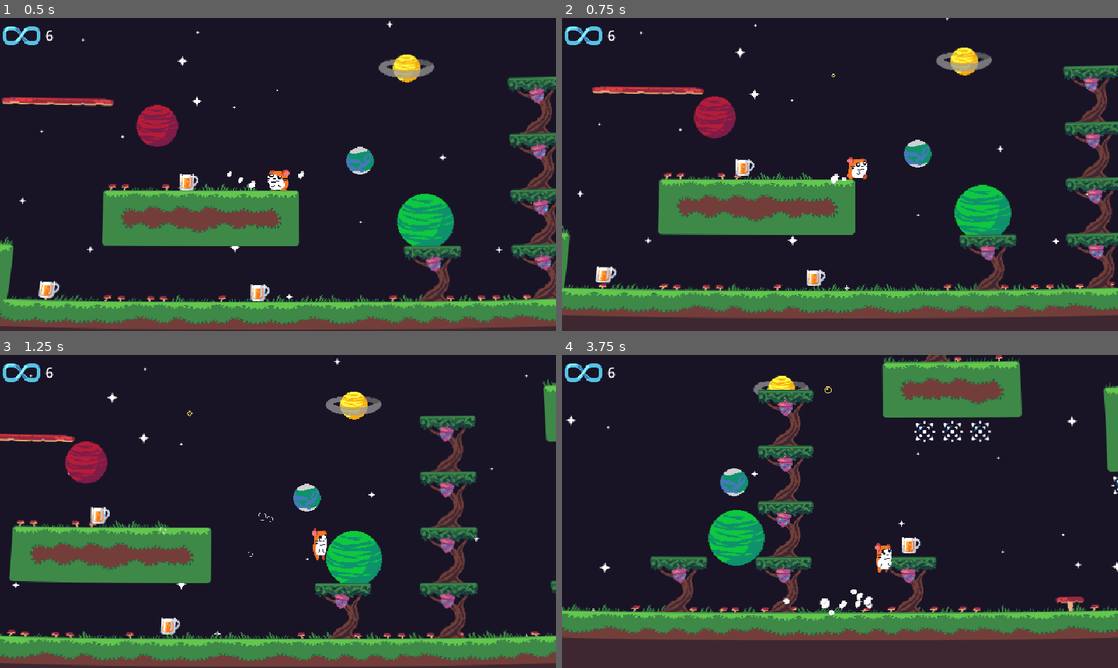
Above: before the commit, frames 1-4 (two rows, left to right).
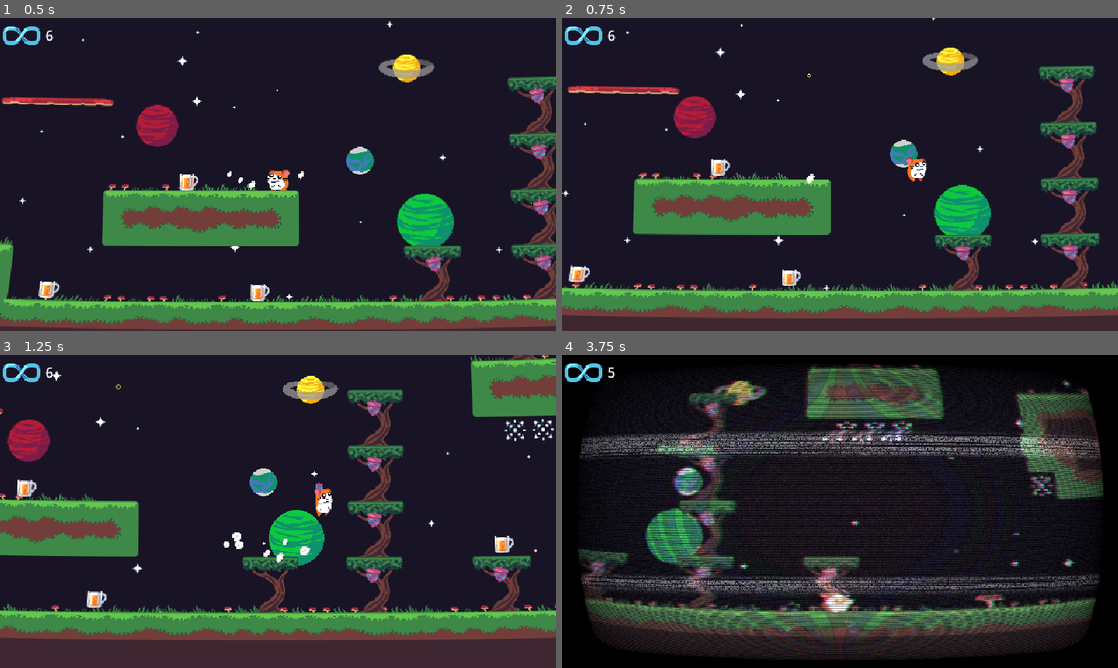
Above: after the commit, the same moments.

Repository: Codex112008/GMTK-2025-Game-Jam
Game: Godot game, scene res://Scenes/Game.tscn
Same seed, same stepped clock (60 frames per second), same inputs: the game is played once before the commit and once after it.
Inputs:
- Up to frame 1 (0.5 s): no input
- Up to frame 2 (0.75 s): hold D (right) from 0.53 s (still down); tap Shift (dash, bound only after the commit) at 0.6 s
- Up to frame 3 (1.25 s): keep holding D (right); tap Space (jump) at 0.77, 0.8, 1.07 s
- Up to frame 4 (3.75 s): tap Space (jump) at 1.35, 1.52, 1.82, 2.3, 3.02, 3.32, 3.6 s; tap Shift (dash, bound only after the commit) at 1.55, 2.1, 2.85 s; release D (right) at 2.03 s; hold A (left) 2.03-2.78 s; hold D (right) from 2.78 s (still down)

Frame 1 is identical in both runs. In frame 2, 18% of the frame differs, in the area x 0-100%, y 0-95%; in frame 3, 44%; in frame 4, 62%, in the area x 0-100%, y 0-100%.

Commit message:
Dash added + grass doesnt spawn on spikes

Diff:
--- a/BaseTileSet.tres
+++ b/BaseTileSet.tres
@@ -10,6 +10,7 @@
 0:0/0/terrain = 0
 0:0/0/physics_layer_0/polygon_0/points = PackedVector2Array(-16, -16, 16, -16, 16, 16, -16, 16)
 0:0/0/terrains_peering_bit/bottom_side = 0
+0:0/0/custom_data_1 = true
 1:0/0 = 0
 1:0/0/terrain_set = 0
 1:0/0/terrain = 0
@@ -17,12 +18,14 @@
 1:0/0/terrains_peering_bit/right_side = 0
 1:0/0/terrains_peering_bit/bottom_right_corner = 0
 1:0/0/terrains_peering_bit/bottom_side = 0
+1:0/0/custom_data_1 = true
 0:1/0 = 0
 0:1/0/terrain_set = 0
 0:1/0/terrain = 0
 0:1/0/physics_layer_0/polygon_0/points = PackedVector2Array(-16, -16, 16, -16, 16, 16, -16, 16)
 0:1/0/terrains_peering_bit/bottom_side = 0
 0:1/0/terrains_peering_bit/top_side = 0
+0:1/0/custom_data_1 = true
 1:1/0 = 0
 1:1/0/terrain_set = 0
 1:1/0/terrain = 0
@@ -32,11 +35,13 @@
 1:1/0/terrains_peering_bit/bottom_side = 0
 1:1/0/terrains_peering_bit/top_side = 0
 1:1/0/terrains_peering_bit/top_right_corner = 0
+1:1/0/custom_data_1 = true
 0:2/0 = 0
 0:2/0/terrain_set = 0
 0:2/0/terrain = 0
 0:2/0/physics_layer_0/polygon_0/points = PackedVector2Array(-16, -16, 16, -16, 16, 16, -16, 16)
 0:2/0/terrains_peering_bit/top_side = 0
+0:2/0/custom_data_1 = true
 1:2/0 = 0
 1:2/0/terrain_set = 0
 1:2/0/terrain = 0
@@ -44,15 +49,18 @@
 1:2/0/terrains_peering_bit/right_side = 0
 1:2/0/terrains_peering_bit/top_side = 0
 1:2/0/terrains_peering_bit/top_right_corner = 0
+1:2/0/custom_data_1 = true
 0:3/0 = 0
 0:3/0/terrain_set = 0
 0:3/0/terrain = 0
 0:3/0/physics_layer_0/polygon_0/points = PackedVector2Array(-16, -16, 16, -16, 16, 16, -16, 16)
+0:3/0/custom_data_1 = true
 1:3/0 = 0
 1:3/0/terrain_set = 0
 1:3/0/terrain = 0
 1:3/0/physics_layer_0/polygon_0/points = PackedVector2Array(-16, -16, 16, -16, 16, 16, -16, 16)
 1:3/0/terrains_peering_bit/right_side = 0
+1:3/0/custom_data_1 = true
 2:4/0 = 0
 2:4/0/terrain_set = 0
 2:4/0/terrain = 0
@@ -64,6 +72,7 @@
 2:4/0/terrains_peering_bit/left_side = 0
 2:4/0/terrains_peering_bit/top_side = 0
 2:4/0/terrains_peering_bit/top_right_corner = 0
+2:4/0/custom_data_1 = true
 2:5/0 = 0
 2:5/0/terrain_set = 0
 2:5/0/terrain = 0
@@ -75,6 +84,7 @@
 2:5/0/terrains_peering_bit/top_left_corner = 0
 2:5/0/terrains_peering_bit/top_side = 0
 2:5/0/terrains_peering_bit/top_right_corner = 0
+2:5/0/custom_data_1 = true
 3:6/0 = 0
 3:6/0/terrain_set = 0
 3:6/0/terrain = 0
@@ -85,6 +95,7 @@
 3:6/0/terrains_peering_bit/left_side = 0
 3:6/0/terrains_peering_bit/top_side = 0
 3:6/0/terrains_peering_bit/top_right_corner = 0
+3:6/0/custom_data_1 = true
 3:7/0 = 0
 3:7/0/terrain_set = 0
 3:7/0/terrain = 0
@@ -95,6 +106,7 @@
 3:7/0/terrains_peering_bit/top_left_corner = 0
 3:7/0/terrains_peering_bit/top_side = 0
 3:7/0/terrains_peering_bit/top_right_corner = 0
+3:7/0/custom_data_1 = true
 3:0/0 = 0
 3:0/0/terrain_set = 0
 3:0/0/terrain = 0
@@ -102,6 +114,7 @@
 3:0/0/terrains_peering_bit/bottom_side = 0
 3:0/0/terrains_peering_bit/bottom_left_corner = 0
 3:0/0/terrains_peering_bit/left_side = 0
+3:0/0/custom_data_1 = true
 3:1/0 = 0
 3:1/0/terrain_set = 0
 3:1/0/terrain = 0
@@ -111,6 +124,7 @@
 3:1/0/terrains_peering_bit/left_side = 0
 3:1/0/terrains_peering_bit/top_left_corner = 0
 3:1/0/terrains_peering_bit/top_side = 0
+3:1/0/custom_data_1 = true
 3:2/0 = 0
 3:2/0/terrain_set = 0
 3:2/0/terrain = 0
@@ -118,11 +132,13 @@
 3:2/0/terrains_peering_bit/left_side = 0
 3:2/0/terrains_peering_bit/top_left_corner = 0
 3:2/0/terrains_peering_bit/top_side = 0
+3:2/0/custom_data_1 = true
 3:3/0 = 0
 3:3/0/terrain_set = 0
 3:3/0/terrain = 0
 3:3/0/physics_layer_0/polygon_0/points = PackedVector2Array(-16, -16, 16, -16, 16, 16, -16, 16)
 3:3/0/terrains_peering_bit/left_side = 0
+3:3/0/custom_data_1 = true
 3:4/0 = 0
 3:4/0/terrain_set = 0
 3:4/0/terrain = 0
@@ -133,6 +149,7 @@
 3:4/0/terrains_peering_bit/top_left_corner = 0
 3:4/0/terrains_peering_bit/top_side = 0
 3:4/0/terrains_peering_bit/top_right_corner = 0
+3:4/0/custom_data_1 = true
 3:5/0 = 0
 3:5/0/terrain_set = 0
 3:5/0/terrain = 0
@@ -143,12 +160,14 @@
 3:5/0/terrains_peering_bit/bottom_left_corner = 0
 3:5/0/terrains_peering_bit/left_side = 0
 3:5/0/terrains_peering_bit/top_side = 0
+3:5/0/custom_data_1 = true
 2:3/0 = 0
 2:3/0/terrain_set = 0
 2:3/0/terrain = 0
 2:3/0/physics_layer_0/polygon_0/points = PackedVector2Array(-16, -16, 16, -16, 16, 16, -16, 16)
 2:3/0/terrains_peering_bit/right_side = 0
 2:3/0/terrains_peering_bit/left_side = 0
+2:3/0/custom_data_1 = true
 2:2/0 = 0
 2:2/0/terrain_set = 0
 2:2/0/terrain = 0
@@ -159,6 +178,7 @@
 2:2/0/terrains_peering_bit/top_left_corner = 0
 2:2/0/terrains_peering_bit/top_side = 0
 2:2/0/terrains_peering_bit/top_right_corner = 0
+2:2/0/custom_data_1 = true
 2:1/0 = 0
 2:1/0/terrain_set = 0
 2:1/0/terrain = 0
@@ -171,6 +191,7 @@
 2:1/0/terrains_peering_bit/top_left_corner = 0
 2:1/0/terrains_peering_bit/top_side = 0
 2:1/0/terrains_peering_bit/top_right_corner = 0
+2:1/0/custom_data_1 = true
 2:0/0 = 0
 2:0/0/terrain_set = 0
 2:0/0/terrain = 0
@@ -181,6 +202,7 @@
 2:0/0/terrains_peering_bit/bottom_side = 0
 2:0/0/terrains_peering_bit/bottom_left_corner = 0
 2:0/0/terrains_peering_bit/left_side = 0
+2:0/0/custom_data_1 = true
 2:6/0 = 0
 2:6/0/terrain_set = 0
 2:6/0/terrain = 0
@@ -191,6 +213,7 @@
 2:6/0/terrains_peering_bit/left_side = 0
 2:6/0/terrains_peering_bit/top_left_corner = 0
 2:6/0/terrains_peering_bit/top_side = 0
+2:6/0/custom_data_1 = true
 2:7/0 = 0
 2:7/0/terrain_set = 0
 2:7/0/terrain = 0
@@ -201,6 +224,7 @@
 2:7/0/terrains_peering_bit/top_left_corner = 0
 2:7/0/terrains_peering_bit/top_side = 0
 2:7/0/terrains_peering_bit/top_right_corner = 0
+2:7/0/custom_data_1 = true
 1:6/0 = 0
 1:6/0/terrain_set = 0
 1:6/0/terrain = 0
@@ -209,6 +233,7 @@
 1:6/0/terrains_peering_bit/bottom_side = 0
 1:6/0/terrains_peering_bit/left_side = 0
 1:6/0/terrains_peering_bit/top_side = 0
+1:6/0/custom_data_1 = true
 1:5/0 = 0
 1:5/0/terrain_set = 0
 1:5/0/terrain = 0
@@ -220,6 +245,7 @@
 1:5/0/terrains_peering_bit/top_left_corner = 0
 1:5/0/terrains_peering_bit/top_side = 0
 1:5/0/terrains_peering_bit/top_right_corner = 0
+1:5/0/custom_data_1 = true
 0:4/0 = 0
 0:4/0/terrain_set = 0
 0:4/0/terrain = 0
@@ -240,6 +266,7 @@
 1:4/0/terrains_peering_bit/left_side = 0
 1:4/0/terrains_peering_bit/top_left_corner = 0
 1:4/0/terrains_peering_bit/top_side = 0
+1:4/0/custom_data_1 = true
 0:7/0 = 0
 0:7/0/terrain_set = 0
 0:7/0/terrain = 0
@@ -250,6 +277,7 @@
 0:7/0/terrains_peering_bit/bottom_side = 0
 0:7/0/terrains_peering_bit/bottom_left_corner = 0
 0:7/0/terrains_peering_bit/left_side = 0
+0:7/0/custom_data_1 = true
 0:6/0 = 0
 0:6/0/terrain_set = 0
 0:6/0/probability = 0.0
@@ -263,6 +291,7 @@
 1:7/0/terrains_peering_bit/bottom_side = 0
 1:7/0/terrains_peering_bit/bottom_left_corner = 0
 1:7/0/terrains_peering_bit/left_side = 0
+1:7/0/custom_data_1 = true
 
 [resource]
 tile_size = Vector2i(32, 32)
@@ -273,4 +302,6 @@
 terrain_set_0/terrain_0/color = Color(1, 0, 0, 1)
 custom_data_layer_0/name = "IsSpike"
 custom_data_layer_0/type = 1
+custom_data_layer_1/name = "IsGrassy"
+custom_data_layer_1/type = 1
 sources/0 = SubResource("TileSetAtlasSource_doq1g")
--- a/Scenes/Game.tscn
+++ b/Scenes/Game.tscn
@@ -141,6 +141,7 @@
 [node name="Player" parent="." node_paths=PackedStringArray("curve_effect_rect", "camera", "instantiated_nodes", "health_ui_text", "crt_canvas_layer") instance=ExtResource("3_j5yw3")]
 z_index = 1
 position = Vector2(-24, -119)
+safe_margin = 0.1
 curve_effect_rect = NodePath("../Shaders/curve_layer/curve_effect")
 camera = NodePath("../camera2d")
 instantiated_nodes = NodePath("../InstantiatedNodes")
--- a/Scenes/Player.tscn
+++ b/Scenes/Player.tscn
@@ -219,7 +219,7 @@
 _data = [Vector2(0, 0.787398), 0.0, 1.97426, 0, 0, Vector2(0.144068, 1.44348), 0.0, 0.0, 0, 0, Vector2(1, 0), 0.0, 0.0, 0, 0]
 point_count = 3
 
-[node name="Player" type="CharacterBody2D" node_paths=Packed …(96 unchanged characters)… r", "drink_timer", "pre_rewind_timer", "my_sprite", "time_rewinder", "collision_ …(117 unchanged characters)…
+[node name="Player" type="CharacterBody2D" node_paths=Packed …(96 unchanged characters)… r", "drink_timer", "pre_rewind_timer", "dash_timer", "my_sprite", "time_rewinder", "collision_ …(117 unchanged characters)…
 collision_layer = 2
 script = ExtResource("1_kyqiw")
 speed = 260.0
@@ -235,6 +235,7 @@
 i_frame_timer = NodePath("Timers/IFrameTimer")
 drink_timer = NodePath("Timers/DrinkTimer")
 pre_rewind_timer = NodePath("Timers/PreRewindTimer")
+dash_timer = NodePath("Timers/DashTimer")
 my_sprite = NodePath("AnimatedSprite2D")
 time_rewinder = NodePath("Rewinder")
 collision_shape = NodePath("CollisionShape2D")
@@ -302,6 +303,10 @@
 
 [node name="PreRewindTimer" type="Timer" parent="Timers"]
 wait_time = 0.67
+one_shot = true
+
+[node name="DashTimer" type="Timer" parent="Timers"]
+wait_time = 0.1
 one_shot = true
 
 [node name="Particles" type="Node2D" parent="."]
--- a/Scripts/GrassSpawner.gd
+++ b/Scripts/GrassSpawner.gd
@@ -16,7 +16,7 @@
 
 	for tile : Vector2i in tilemaps[0].get_used_cells():
 		var cell_above : Vector2i = tilemaps[0].get_neighbor_cell(tile, TileSet.CELL_NEIGHBOR_TOP_SIDE)
-		if tilemaps[0].get_cell_source_id(cell_above) == -1:
+		if tilemaps[0].get_cell_source_id(cell_above) == -1 && tilemaps[0].get_cell_tile_data(tile).get_custom_data("IsGrassy"):
 			var sprite_frame : Array[int] = [rng.randi() % 6, rng.randi() % 6]
 			var wind_offset : Array[int] = [rng.randi() % 3, rng.randi() % 3]
 			for tilemap : TileMapLayer in tilemaps:
--- a/Scripts/PlayerController.gd
+++ b/Scripts/PlayerController.gd
@@ -4,8 +4,11 @@
 @export var speed : float = 300.0
 @export var acceleration : float = 10.0
 @export var jump_strength : float = 600.0
+@export var dash_strength : float = 1000.0
 @export var gravity : float = 1600.0
 @export var friction : float = 20.0 # Basically deceleration
+var velocity_before_dash : float
+var dashing : bool = false
 
 @export var max_nut_count : int = 2
 @export var nut_count : int = 0
@@ -37,6 +40,7 @@
 @export var i_frame_timer : Timer
 @export var drink_timer : Timer
 @export var pre_rewind_timer : Timer
+@export var dash_timer : Timer
 @export var my_sprite : AnimatedSprite2D
 @export var time_rewinder : Rewinder
 @export var collision_shape : CollisionShape2D
@@ -157,6 +161,26 @@
 	if Input.is_action_pressed("down") && is_on_floor():
 		position.y += 1
 
+	# Dash
+	if Input.is_action_just_pressed("dash") && !rewinding && drink_timer.time_left == 0:
+		dashing = true
+		velocity_before_dash = velocity.x
+		set_process_input(false)
+		set_process_unhandled_input(false)
+		dash_timer.start()
+
+	if dash_timer.time_left == 0 && dashing:
+		velocity.x = velocity_before_dash
+		dashing = false
+
+	if dashing:
+		enable_inputs()
+		if velocity.x > 0:
+			velocity.x = dash_strength
+		else:
+			velocity.x = -dash_strength
+		velocity.y = 0
+
 	# SQUISH
 	if scale.x > 1.25 && scale.y < 0.75:
 		scale = scale.lerp(Vector2.ONE, delta * 15)
@@ -203,11 +227,11 @@
 					take_damage(tile_coords * 32 + Vector2i(16, 16))
 
 func jump():
-	jump_particles.restart()
-	jump_particles.emitting = true
-	short_jump_timer.start()
-	velocity.y = -jump_strength;
-	# velocity.y = -jump_strength
+	if !rewinding && drink_timer.time_left == 0:
+		jump_particles.restart()
+		jump_particles.emitting = true
+		short_jump_timer.start()
+		velocity.y = -jump_strength;
 
 func remove_oldest_nut():
 	nutted_trees[0].grow()
--- a/project.godot
+++ b/project.godot
@@ -71,9 +71,11 @@
 , Object(InputEventKey,"resource_local_to_scene":false,"resource_name":"","device":-1,"window_id":0,"alt_pressed":false …(186 unchanged characters)…
 ]
 }
-debug_hotkey={
+dash={
 "deadzone": 0.2,
-"events": [Object(InputEventKey,"resource_local_to_scene":fa …(140 unchanged characters)… d":false,"keycode":0,"physical_keycode":74,"key_label":0,"unicode":106,"location":0,"echo":false,"script":null)
+"events": [Object(InputEventKey,"resource_local_to_scene":fa …(140 unchanged characters)… d":false,"keycode":0,"physical_keycode":4194325,"key_label":0,"unicode":0,"location":1,"echo":false,"script":null)
+, Object(InputEventKey,"resource_local_to_scene":false,"resource_name":"","device":-1,"window_id":0,"alt_pressed":false,"shift_pressed":false,"ctrl_pressed":false,"meta_pressed":false,"pressed":false,"keycode":0,"physical_keycode":88,"key_label":0,"unicode":120,"location":0,"echo":false,"script":null)
+, Object(InputEventKey,"resource_local_to_scene":false,"resource_name":"","device":-1,"window_id":0,"alt_pressed":false,"shift_pressed":false,"ctrl_pressed":false,"meta_pressed":false,"pressed":false,"keycode":0,"physical_keycode":74,"key_label":0,"unicode":106,"location":0,"echo":false,"script":null)
 ]
 }
 
